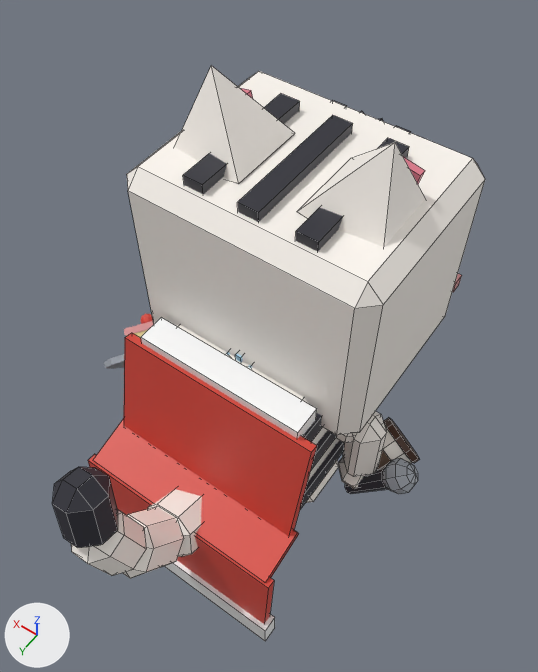
The FBX model assets/cat-cafe/exports/CatCafe_Cat_WhiteTiger_Work.fbx as it was, and as the next commit left it.
Both versions are drawn from a 50 mm lens placed at (-0.01196, 0.01607, 0.03824), pointed at (-0.00016, -0.00044, 0.01229). Every picture has the same lights, and +X, +Y and +Z are marked at lower left. The picture after the commit comes second. Mesh edges are drawn as thin lines on the coarser meshes. Where no turn or scale is listed for an object, it has been applied to the vertices.

The first picture shows 'CatCafe_Cat_WhiteTiger_Work_Body', 'CatCafe_Cat_WhiteTiger_Work_EarL', 'CatCafe_Cat_WhiteTiger_Work_EarR', 'CatCafe_Cat_WhiteTiger_Work_Head', 'CatCafe_Cat_WhiteTiger_Work_Held_Barista', 'CatCafe_Cat_WhiteTiger_Work_Held_Entertainer', 'CatCafe_Cat_WhiteTiger_Work_LegF2', 'CatCafe_Cat_WhiteTiger_Work_Prop', 'CatCafe_Cat_WhiteTiger_Work_Tail' and 2 more.
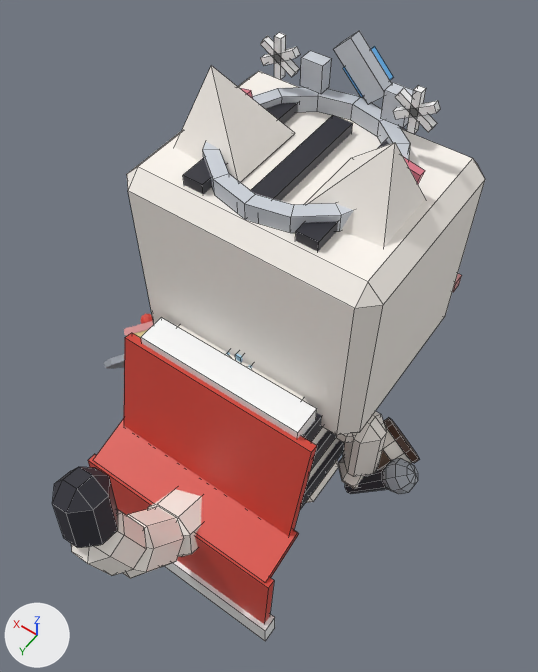
Boxes (x1, y1, x2, y2) around the edits, measured in the pictures (538 x 672 px):
'CatCafe_Cat_WhiteTiger_Work_Prop2', added
    after: (203, 30, 440, 233)
'CatCafe_Cat_WhiteTiger_Work_Gem_Glow', added
    after: (343, 46, 393, 97)

The change, as a diff of the scene's bpy script:
```diff
--- a/assets/cat-cafe/exports/CatCafe_Cat_WhiteTiger_Work.fbx.py
+++ b/assets/cat-cafe/exports/CatCafe_Cat_WhiteTiger_Work.fbx.py
@@ me_catcafe_cat_whitetiger_work_gem_glow @@
+me_catcafe_cat_whitetiger_work_gem_glow.from_pydata(...)  # 8 vertices, 6 faces; spans x -0.00096..0.00096, y -0.00043..0.00019, z -0.00084..0.00109
+me_catcafe_cat_whitetiger_work_gem_glow.materials.append(mat_catcafe_palette)
@@ me_catcafe_cat_whitetiger_work_prop2 @@
+me_catcafe_cat_whitetiger_work_prop2.from_pydata(...)  # 128 vertices, 110 faces; spans x -0.0038..0.0038, y -0.00609..0.0019, z 0.00844..0.01165
+me_catcafe_cat_whitetiger_work_prop2.materials.append(mat_catcafe_palette)
@@ ob_catcafe_cat_whitetiger_work_gem_glow @@
+ob_catcafe_cat_whitetiger_work_gem_glow = bpy.data.objects.new('CatCafe_Cat_WhiteTiger_Work_Gem_Glow', me_catcafe_cat_whitetiger_work_gem_glow)
+ob_catcafe_cat_whitetiger_work_gem_glow.location = (0.0, -0.00717, 0.02155)
@@ ob_catcafe_cat_whitetiger_work_prop2 @@
+ob_catcafe_cat_whitetiger_work_prop2 = bpy.data.objects.new('CatCafe_Cat_WhiteTiger_Work_Prop2', me_catcafe_cat_whitetiger_work_prop2)
+ob_catcafe_cat_whitetiger_work_prop2.location = (0.0, -0.00114, 0.01163)
```
